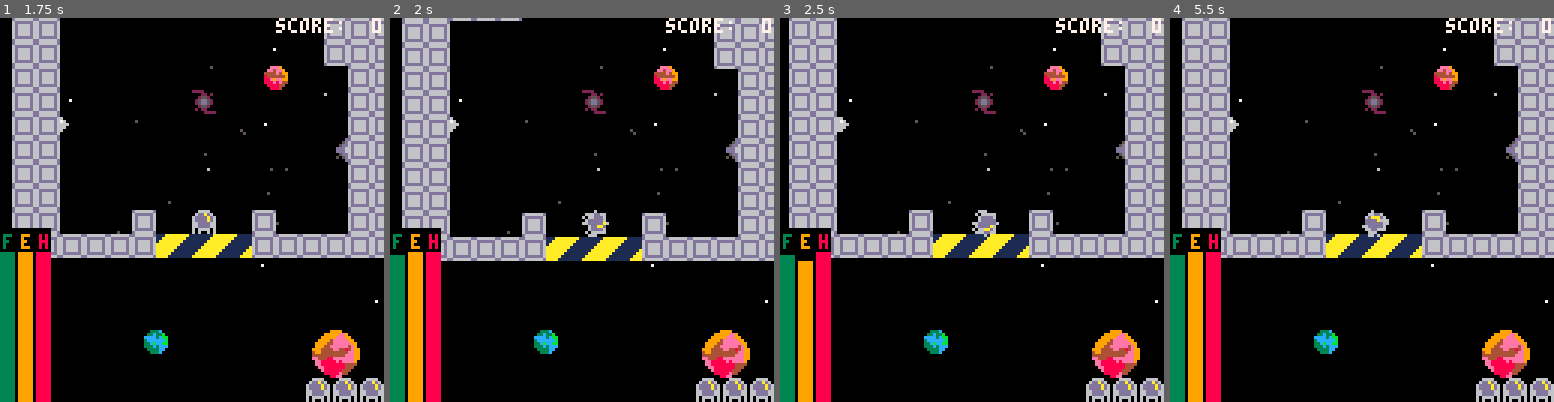
Above: before the commit, frames 1-4 (left to right).
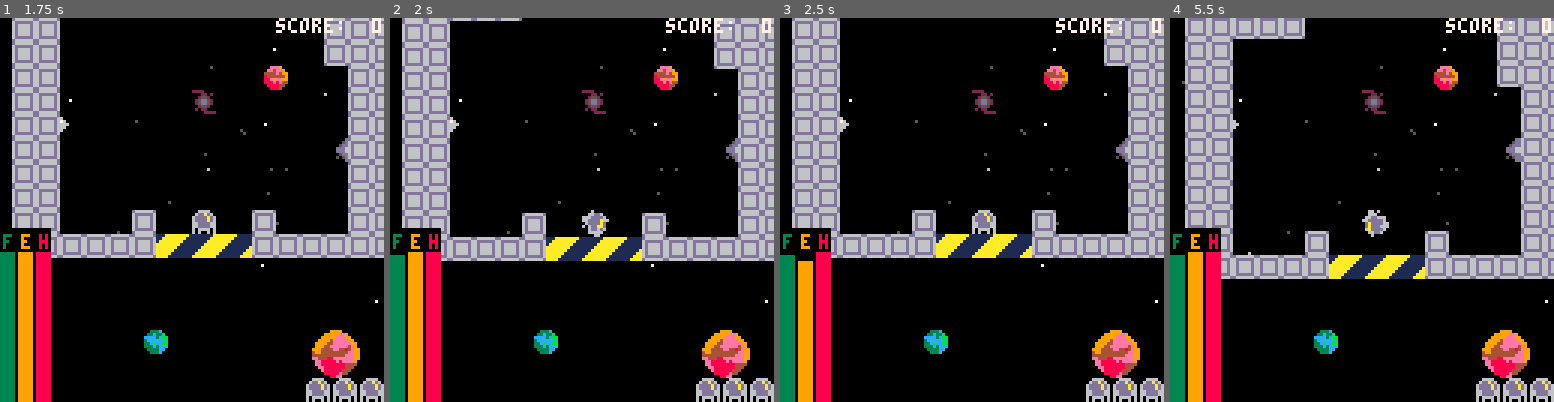
Above: after the commit, the same moments.

Repository: ChubbRck/KidOrion
Game: PICO-8 cartridge kidorion.p8
Same seed, same stepped clock (60 frames per second), same inputs: the game is played once before the commit and once after it.
Inputs:
- Up to frame 1 (1.75 s): tap X (X key) at 0.33, 1.07 s; tap O (Z key) at 0.7, 1.7 s; hold Right from 1.6 s (still down)
- Up to frame 2 (2 s): keep holding Right; tap X (X key) at 1.85 s
- Up to frame 3 (2.5 s): release Right at 2.1 s; tap O (Z key) at 2.1 s; hold Up 2.15-2.42 s; hold Right from 2.47 s (still down)
- Up to frame 4 (5.5 s): tap O (Z key) every 0.4 s from 2.5 to 5.3 s; tap X (X key) at 2.97, 4.08, 5.2 s; release Right at 3.03 s; hold Left 3.08-3.58 s; hold Right 4.02-4.68 s; hold Up 4.73-5.03 s; hold Left from 5.08 s (still down)

Frame 1 is identical in both runs. In frame 2, 0.1% of the frame differs, in the area x 50-58%, y 50-58%; in frame 3, 8.5%; in frame 4, 20%, in the area x 3-100%, y 0-68%.

Commit message:
Added change to make Kid Orion reset rotation upon landing.

Diff:
--- a/kidorion.p8
+++ b/kidorion.p8
@@ -451,6 +451,7 @@
 				if (sgn(p.vel.y)) ~= (sgn(oldvely)) then
 				if (checkwall(p.x+4,p.y+8+.1))then
 				p.landed = true
+				p.rot = 0
 				p.vel.y = 0
 				p.vel.x = 0
 				checkgoal(p.x, p.y)
